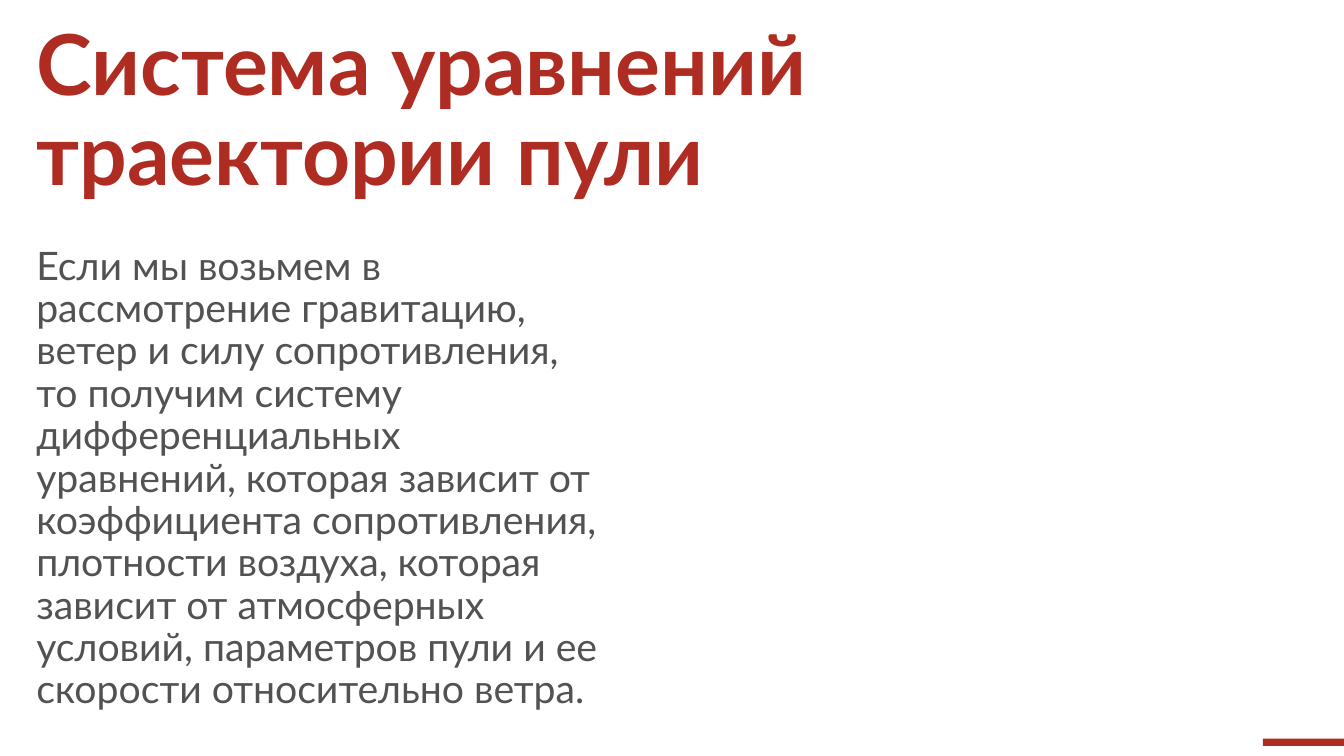
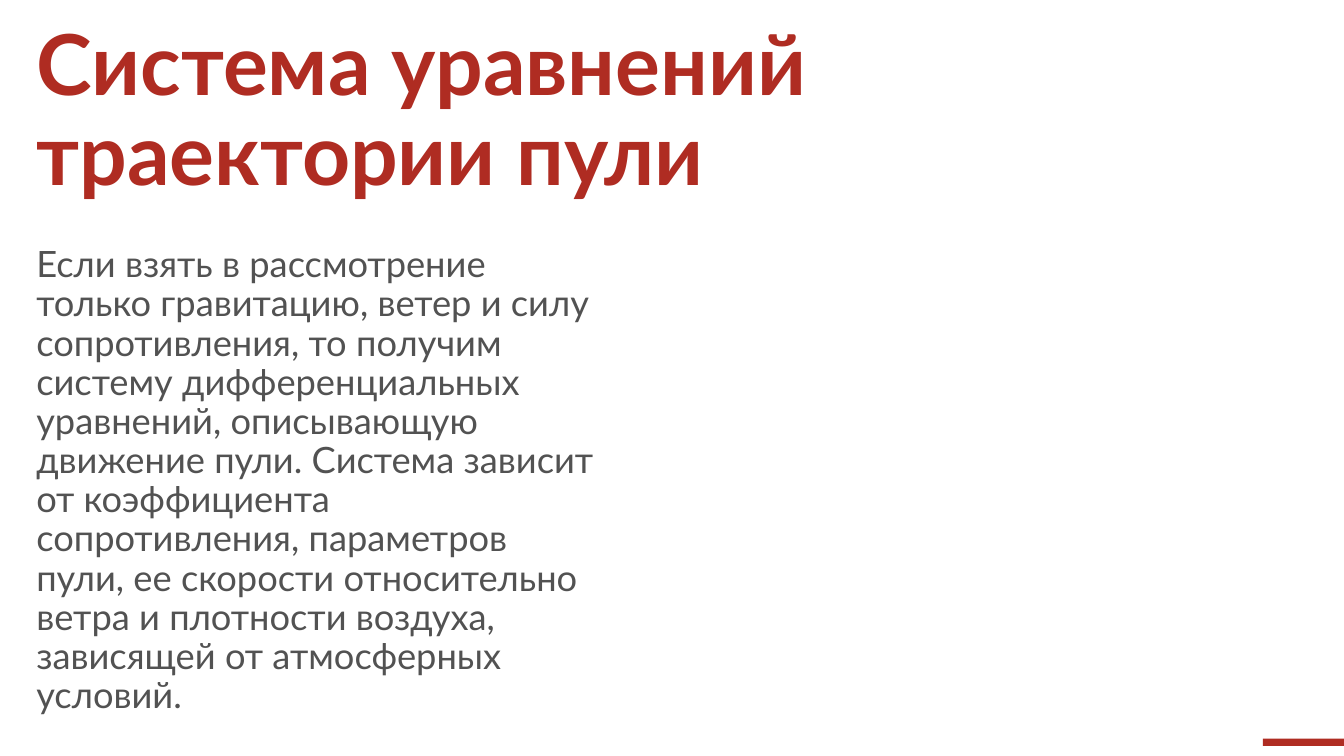
Before and after one commit to FasterXaos/Algorithms_and_data_structures, a slide deck: slide 4 of Ballistic_Calculator/Reporting/InterimWorkReport.pptx. Drawn at 1344x756 pixels with LibreOffice and Linux fonts; fonts in the diff are those of the drawing; grey boxes stand for pictures; background and template pictures are left out. Boxes give left, top, right and bottom in pixels: in the first picture for what was removed or moved away, otherwise in the second. Text is boxed around its words. In the diff, an @@ line names an element or a change of style, - is before the commit and + after.

```diff
--- a/Ballistic_Calculator/Reporting/InterimWorkReport.pptx
+++ b/Ballistic_Calculator/Reporting/InterimWorkReport.pptx
@@ text at [36,251,594,714]: text changed; size 28 to 25.9 pt @@
-Если мы возьмем в рассмотрение гравитацию, ветер и силу сопротивления, то получим систему дифференциальных уравнений, которая зависит от коэффициента сопротивления, плотности воздуха, которая зависит от атмосферных условий, параметров пули и ее скорости относительно ветра.
+Если взять в рассмотрение только гравитацию, ветер и силу сопротивления, то получим систему дифференциальных уравнений, описывающую движение пули. Система зависит от коэффициента сопротивления, параметров пули, ее скорости относительно ветра и плотности воздуха, зависящей от атмосферных условий.
```
Also in this commit, not shown: 5 other slides changed, 6 other files.
